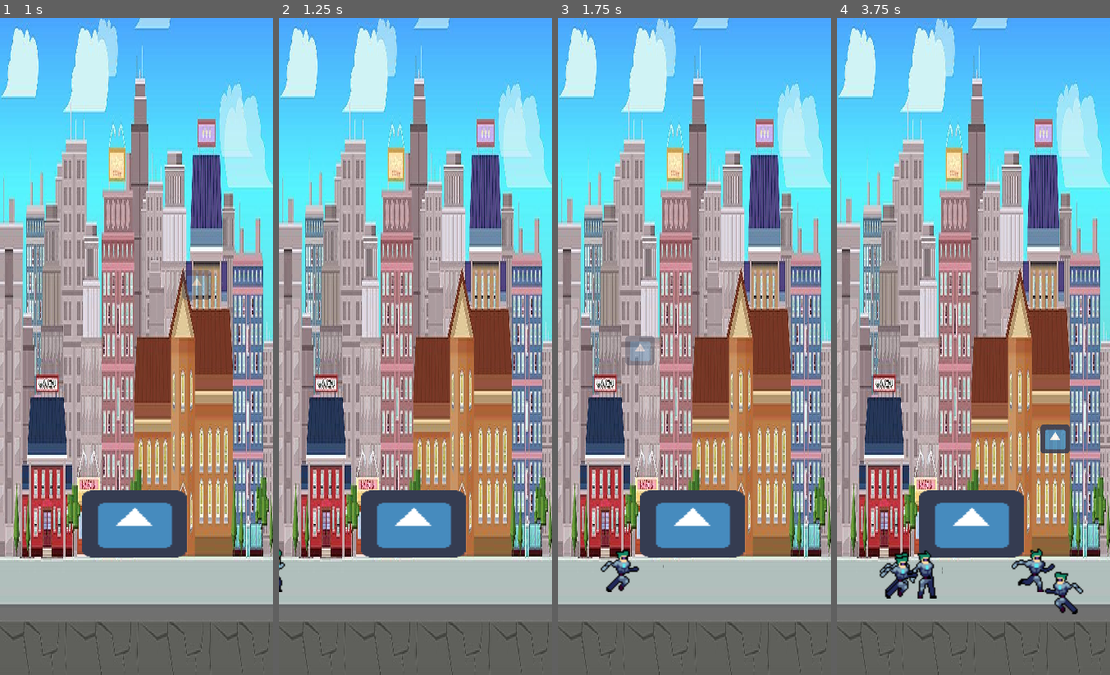
Above: before the commit, frames 1-4 (left to right).
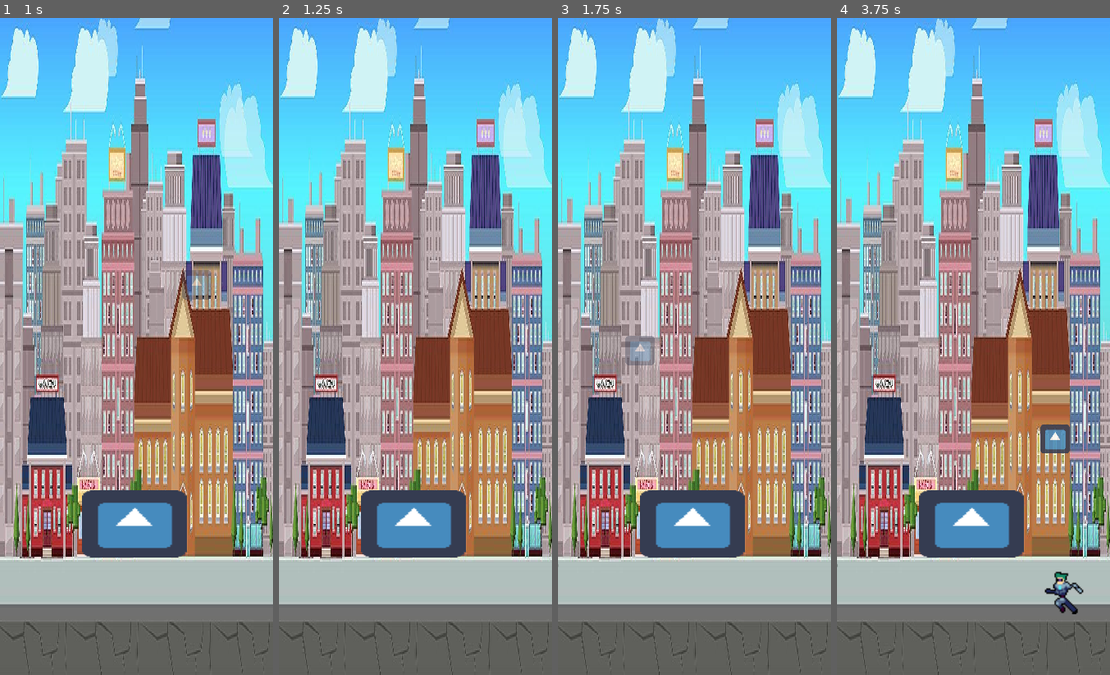
Above: after the commit, the same moments.

Repository: Zakcrust/idlegame-project
Game: Godot game, scene res://Src/View/TestView.tscn
Two runs of this game, one before a commit and one after it. Both use one fixed random seed, a clock stepped at 60 frames per second and the inputs below. The engine's default icon, where the game draws it, is replaced by a stand-in: a white triangle on a blue panel in a dark square.
Inputs (mouse positions are in pixels of both pictures, inside the frame that each line leads up to):
- Up to frame 1 (1 s): tap Enter at 0.5 s; move the mouse to (196, 313) at 0.52 s; click (196, 313) at 0.67 s
- Up to frame 2 (1.25 s): no input
- Up to frame 3 (1.75 s): move the mouse to (639, 379) at 1.27 s; click (639, 379) at 1.42 s
- Up to frame 4 (3.75 s): move the mouse to (1000, 201) at 2.02 s; click (1000, 201) at 2.17 s; move the mouse to (959, 477) at 2.77 s; click (959, 477) at 2.92 s; move the mouse to (1055, 445) at 3.52 s; click (1055, 445) at 3.67 s

Frame 1 is identical in both runs. In frame 2, less than 0.1% of the frame differs, in the area x 0-3%, y 80-88%; in frame 3, 0.4%; in frame 4, 1.4%, in the area x 0-80%, y 80-89%.
Error after the commit: Parse Error: The identifier "GameReducer" isn't declared in the current scope. (res://Src/NPCs/Types/Customer.gd:22)

Commit message:
restrcture data framework

Diff:
--- a/Src/Components/Shop.gd
+++ b/Src/Components/Shop.gd
@@ -1,4 +1,4 @@
 extends Sprite
 
 func _ready():
-	GameReducer.set_active_shop(self)
+	pass
--- /dev/null
+++ b/Src/Globals/DataManager.gd
@@ -0,0 +1,82 @@
+extends Node
+
+signal money_changed(value)
+signal item_bought(status, item)
+signal item_upgraded(status, item)
+
+var data = {
+	"currecy" : {
+		"money" : 0,
+		"tap_value" : 1,
+		"idle_value" : 1
+	},
+	"gui" : {
+		"is_loading" : false
+	},
+	"shop" : {
+		"shop_name" : "",
+		"items" : [
+			{
+				"shop_name" : "",
+				"type" : "",
+				"item_name" : "1",
+				"level" : 1,
+				"price" : 100,
+				"price_multiplier" : 1.1,
+				"unlocked" : false,
+				"effect" : "",
+				"effect_value" : 1.2,
+				"effect_multiplier" : 1.5
+			}
+		],
+		"shops" : {
+			"name" : "e"
+		}
+	}
+}
+
+func _ready():
+	pass
+
+
+func set_money(value) -> void:
+	data["currency"]["money"] = value
+	emit_signal("money_changed", value)
+
+func get_money(value) -> int:
+	return data["currency"]["money"]
+
+func set_shop_instance(instance) -> void:
+	pass
+
+func get_shop_instance() -> void:
+	pass
+
+func buy_item(item_name) -> void:
+	var selected_item = null
+	for item in data['shop']['items']:
+		if item['item_name'] == item_name:
+			selected_item = item
+	if selected_item == null:
+		emit_signal("item_bought", DataStatus.ERROR, null)
+		return
+	if data['currency']['money'] < selected_item['price']:
+		emit_signal("item_bought", DataStatus.INSUFFICIENT_MONEY, null)
+		return
+	data['item_name']['unlocked'] = false
+	emit_signal("item_bought", DataStatus.SUCCESS, selected_item)
+
+
+func upgrade_item(item_name) -> void:
+	var selected_item = null
+	for item in data['shop']['items']:
+		if item['item_name'] == item_name:
+			selected_item = item
+	if selected_item == null:
+		emit_signal("item_upgraded", DataStatus.ERROR, null)
+		return
+	if data['currency']['money'] < selected_item['price']:
+		emit_signal("item_upgraded", DataStatus.INSUFFICIENT_MONEY, null)
+		return
+	data['item_name']['unlocked'] = false
+	emit_signal("item_upgraded", DataStatus.SUCCESS, selected_item)
--- /dev/null
+++ b/Src/Globals/DataStatus.gd
@@ -0,0 +1,5 @@
+extends Node
+
+const SUCCESS = "SUCCESS"
+const INSUFFICIENT_MONEY = "INSUFFICIENT_MONEY"
+const ERROR = "ERROR"
--- a/Src/Globals/Redux/Reducer/CurrencyReducer.gd
+++ /dev/null
@@ -1,16 +0,0 @@
-extends Node
-
-
-# Declare member variables here. Examples:
-# var a = 2
-# var b = "text"
-
-
-# Called when the node enters the scene tree for the first time.
-func _ready():
-	pass # Replace with function body.
-
-
-# Called every frame. 'delta' is the elapsed time since the previous frame.
-#func _process(delta):
-#	pass
--- a/Src/Globals/Redux/Reducer/GameReducer.gd
+++ /dev/null
@@ -1,12 +0,0 @@
-extends Node
-
-var init_data = {
-	"active_shop" : null,
-}
-
-
-func set_active_shop(value : Node2D) -> void:
-	init_data.active_shop = value
-
-func get_active_shop() -> Node2D:
-	return init_data.active_shop
--- a/Src/Redux/action_types.gd
+++ /dev/null
@@ -1,9 +0,0 @@
-extends Node
-
-const GAME_SET_START_TIME = 'GAME_SET_START_TIME'
-
-const PLAYER_SET_NAME = 'PLAYER_SET_NAME'
-const PLAYER_SET_HEALTH = 'PLAYER_SET_HEALTH'
-
-const SHOP_BUY_ITEM = 'SHOP_BUY_ITEM'
-const SHOP_UPGRADE_ITEM = 'SHOP_UPGRADE_ITEM'
--- a/Src/Redux/actions.gd
+++ /dev/null
@@ -1,21 +0,0 @@
-extends Node
-
-onready var types = get_node('/root/ActionTypes')
-
-func game_set_start_time(time):
-	return {
-		'type': types.GAME_SET_START_TIME,
-		'time': time
-	}
-
-func player_set_name(name):
-	return {
-		'type': types.PLAYER_SET_NAME,
-		'name': name
-	}
-
-func player_set_health(health):
-	return {
-		'type': types.PLAYER_SET_HEALTH,
-		'health': health
-	}
--- a/Src/Redux/main.gd
+++ /dev/null
@@ -1,19 +0,0 @@
-extends Node
-
-onready var actions 	= 	get_node('/root/Actions')
-onready var reducers 	= 	get_node('/root/Reducers')
-onready var store 		= 	get_node('/root/Store')
-
-func _ready():
-	store.create([
-		{'name': 'game', 'instance': reducers},
-		{'name': 'player', 'instance': reducers}
-	], [
-		{'name': '_on_store_changed', 'instance': self}
-	])
-	store.dispatch(actions.game_set_start_time(OS.get_unix_time()))
-	store.dispatch(actions.player_set_name('Me'))
-	store.dispatch(actions.player_set_health(100))
-
-func _on_store_changed(name, state):
-	print (store.get_state())
--- a/Src/Redux/reducers.gd
+++ /dev/null
@@ -1,21 +0,0 @@
-extends Node
-
-onready var types = get_node('/root/ActionTypes')
-onready var store = get_node('/root/Store')
-func game(state, action):
-	if action['type'] == ActionTypes.GAME_SET_START_TIME:
-		var next_state = store.shallow_copy(state)
-		next_state['start_time'] = action['time']
-		return next_state
-	return state
-
-func player(state, action):
-	if action['type'] == ActionTypes.PLAYER_SET_NAME:
-		var next_state = store.shallow_copy(state)
-		next_state['name'] = action['name']
-		return next_state
-	if action['type'] == ActionTypes.PLAYER_SET_HEALTH:
-		var next_state = store.shallow_copy(state)
-		next_state['health'] = action['health']
-		return next_state
-	return state
--- a/Src/Redux/store.gd
+++ /dev/null
@@ -1,51 +0,0 @@
-extends Node
-
-var _state = {}
-var _reducers = {}
-
-signal state_changed(reducer_name, state)
-
-func create(reducers, callbacks = null):
-	for reducer in reducers:
-		var reducer_name = reducer['name']
-		if not _state.has(reducer_name):
-			_state[reducer_name] = {}
-		if not _reducers.has(reducer_name):
-			_reducers[reducer_name] = funcref(reducer['instance'], reducer_name)
-			var initial_state = _reducers[reducer_name].call_func(
-				_state[reducer_name],
-				{'type': null}
-			)
-			_state[reducer_name] = initial_state
-
-	if callbacks != null:
-		for callback in callbacks:
-			subscribe(callback['instance'], callback['name'])
-
-func subscribe(target, method):
-	connect('state_changed', target, method)
-
-func unsubscribe(target, method):
-	disconnect('state_changed', target, method)
-
-func dispatch(action):
-	for reducer_name in _reducers.keys():
-		var state = _state[reducer_name]
-		var next_state = _reducers[reducer_name].call_func(state, action)
-		if next_state == null:
-			_state.erase(reducer_name)
-			emit_signal('state_changed', reducer_name, null)
-		elif state != next_state:
-			_state[reducer_name] = next_state
-			emit_signal('state_changed', reducer_name, next_state)
-
-func get_state():
-	return _state
-
-func shallow_copy(dict):
-	return shallow_merge(dict, {})
-
-func shallow_merge(src_dict, dest_dict):
-	for i in src_dict.keys():
-		dest_dict[i] = src_dict[i]
-	return dest_dict
--- a/Src/Utils/ItemBoosts.gd
+++ b/Src/Utils/ItemBoosts.gd
@@ -3,3 +3,4 @@
 class_name ItemBoosts
 
 const TAP_BOOST = "TAP_BOOST"
+const IDLE_BOOST = "IDLE_BOOST"
--- a/Src/Utils/ShopItem.gd
+++ b/Src/Utils/ShopItem.gd
@@ -2,7 +2,11 @@
 
 class_name ShopItem
 
-c
+var item_name : String
+var item_price : int
+var item_boost : String
+var price_multiplier : float
+
 
 func _init(p_name : String, p_price : int, p_boost, p_multiplier):
 	item_name = p_name
--- /dev/null
+++ b/Src/View/GameUI.gd
@@ -0,0 +1,7 @@
+extends CanvasLayer
+
+func _ready():
+	DataManager.connect("money_changed", self, "set_earnings")
+
+func set_earnings(value : int) -> void:
+	$Control/Earnings.text = "Rp. %s " % value
--- a/Src/View/GameUI.tscn
+++ b/Src/View/GameUI.tscn
@@ -1,6 +1,9 @@
-[gd_scene format=2]
+[gd_scene load_steps=2 format=2]
+
+[ext_resource path="res://Src/View/GameUI.gd" type="Script" id=1]
 
 [node name="GameUI" type="CanvasLayer"]
+script = ExtResource( 1 )
 
 [node name="Control" type="Control" parent="."]
 anchor_right = 1.0
@@ -8,3 +11,23 @@
 __meta__ = {
 "_edit_use_anchors_": false
 }
+
+[node name="ColorRect" type="ColorRect" parent="Control"]
+margin_left = 2.0
+margin_right = 602.0
+margin_bottom = 75.0
+color = Color( 0.803922, 0.756863, 0.756863, 1 )
+__meta__ = {
+"_edit_use_anchors_": false
+}
+
+[node name="Earnings" type="Label" parent="Control"]
+anchor_left = 1.0
+anchor_right = 1.0
+margin_left = -286.0
+margin_bottom = 75.0
+align = 1
+valign = 1
+__meta__ = {
+"_edit_use_anchors_": false
+}
--- a/project.godot
+++ b/project.godot
@@ -38,11 +38,8 @@
 
 [autoload]
 
-GameReducer="*res://Src/Globals/Redux/Reducer/GameReducer.gd"
-Actions="*res://Src/Redux/actions.gd"
-ActionTypes="*res://Src/Redux/action_types.gd"
-Reducers="*res://Src/Redux/reducers.gd"
-Store="*res://Src/Redux/store.gd"
+DataManager="*res://Src/Globals/DataManager.gd"
+DataStatus="*res://Src/Globals/DataStatus.gd"
 
 [display]
 
@@ -51,6 +48,7 @@
 window/size/always_on_top=true
 window/size/test_width=300
 window/size/test_height=720
+window/handheld/orientation="portrait"
 window/stretch/mode="2d"
 
 [physics]
Not shown, changed: export_presets.cfg
